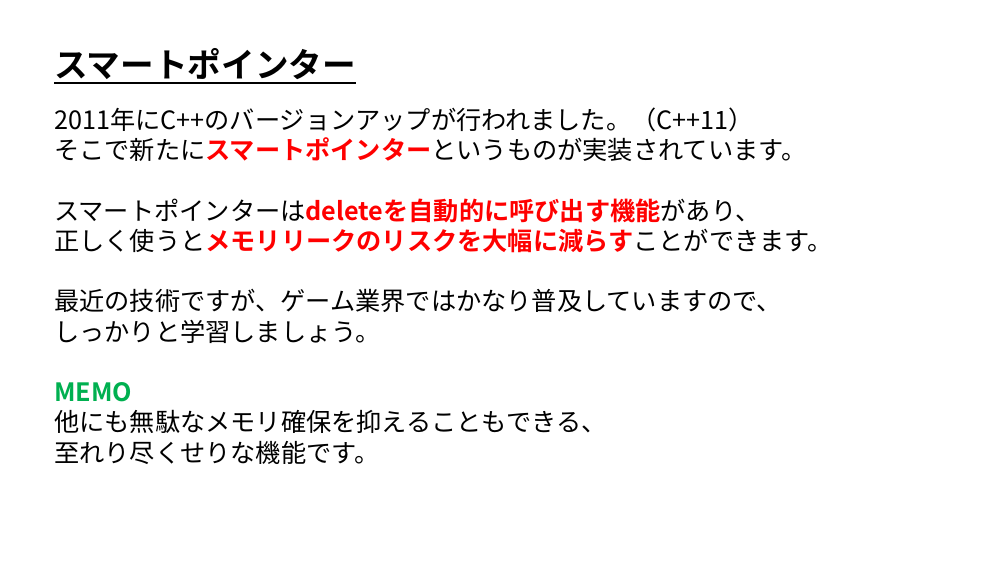
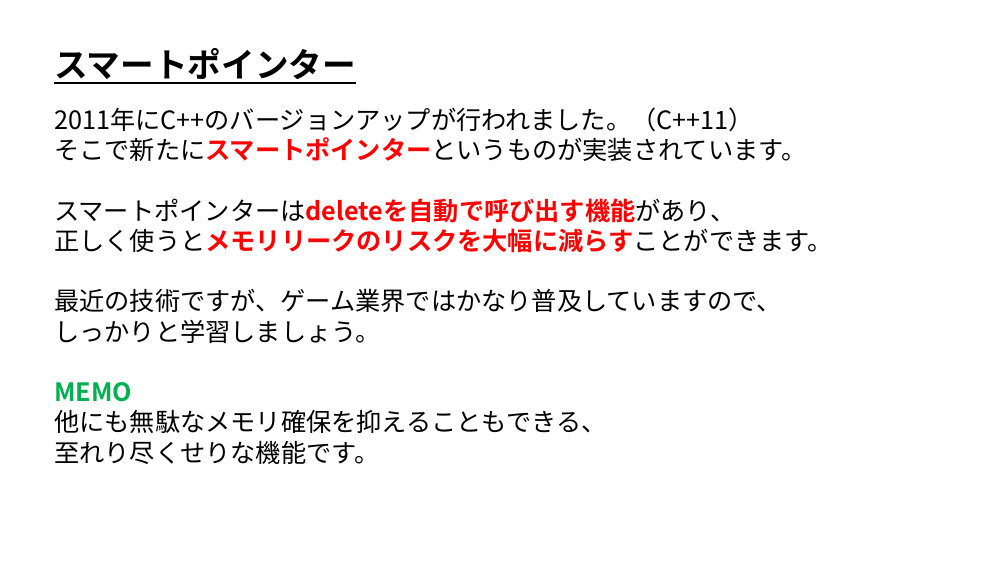
Before and after one commit to ArakiYusuke-Ohara/Textbook, a slide deck: slide 2 of ゲーム科1年/01_後期/プログラミングⅢ/23_スマートポインタ.pptx. Drawn at 1008x567 pixels with LibreOffice and Linux fonts; fonts in the diff are those of the drawing. Boxes give left, top, right and bottom in pixels: in the first picture for what was removed or moved away, otherwise in the second. Text is boxed around its words. In the diff, an @@ line names an element or a change of style, - is before the commit and + after.

```diff
--- a/ゲーム科1年/01_後期/プログラミングⅢ/23_スマートポインタ.pptx
+++ b/ゲーム科1年/01_後期/プログラミングⅢ/23_スマートポインタ.pptx
@@ text at (x1=54, y1=198, x2=735, y2=223): text changed @@
-スマートポインターはdeleteを自動的に呼び出す機能があり、
+スマートポインターはdeleteを自動で呼び出す機能があり、
```
Also in this commit, not shown: 4 other slides changed.
